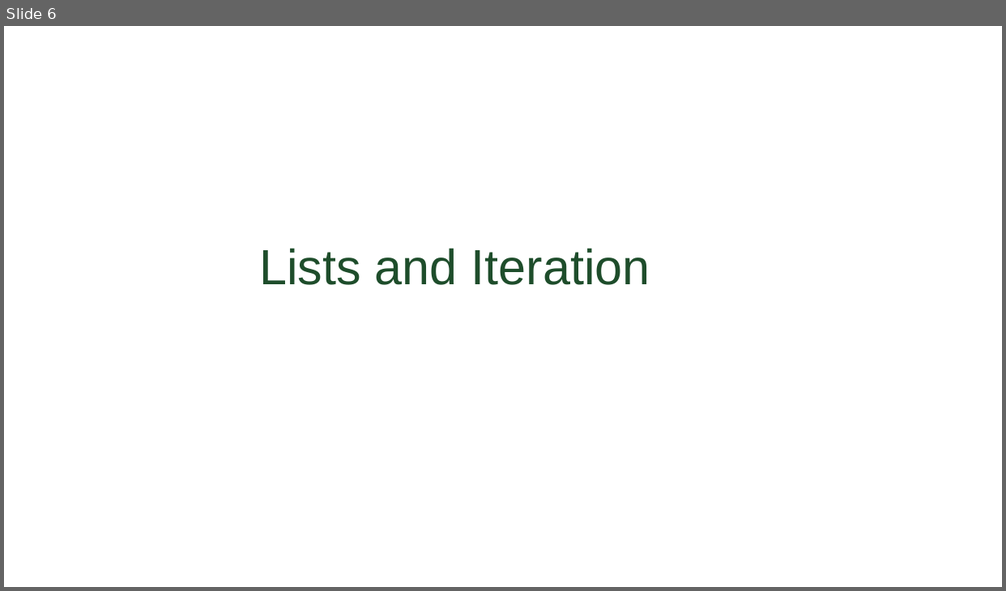
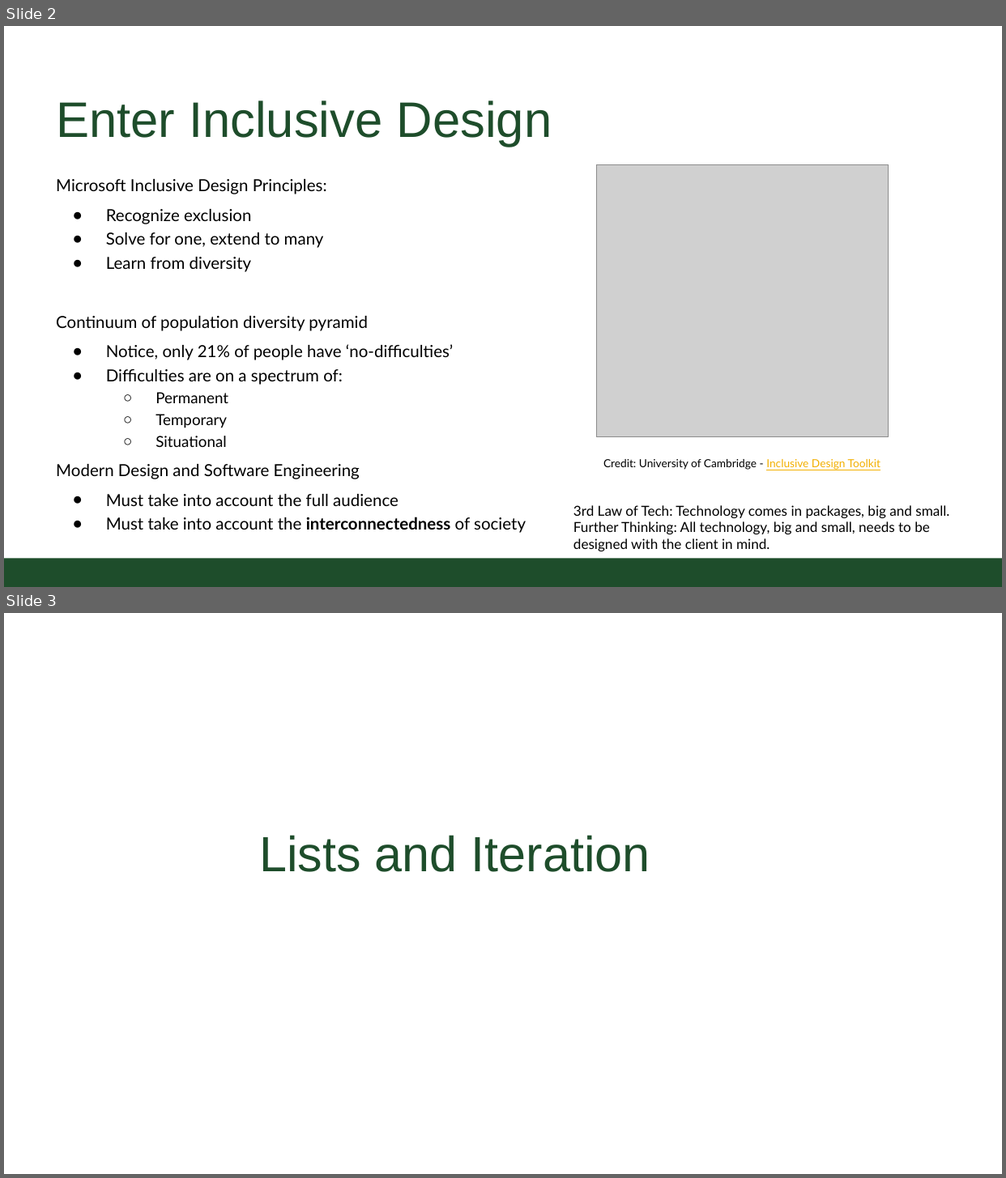
Before and after one commit to CSU-CS150B/handouts, a slide deck: Slides/On-Campus/06_01_ListsAndLoops.pptx. Shown one above the other, each under a label of ours: slide 6 before the commit, slides 2 and 3 after it. The pictures are 1006x591 and 1006x1178 pixels, drawn with LibreOffice and Linux fonts; fonts in the diff are those of the drawing; grey boxes stand for pictures; background and template pictures are left out. Boxes give left, top, right and bottom in pixels: in the first picture for what was removed or moved away, otherwise in the second. Text is boxed around its words. In the diff, an @@ line names an element or a change of style, - is before the commit and + after.

```diff
--- a/Slides/On-Campus/06_01_ListsAndLoops.pptx
+++ b/Slides/On-Campus/06_01_ListsAndLoops.pptx
@@ slide 2 added at (4,26,1002,587), background #FFFFFF @@
@@ title added at (56,101,552,146), 54.4 pt, text #1E4D2B @@
+Enter Inclusive Design
@@ picture added at (596,165,889,437) @@
@@ text added at (56,179,526,533), 18.1 pt, text #000000 @@
+Microsoft Inclusive Design Principles:
+● Recognize exclusion
+● Solve for one, extend to many
+● Learn from diversity
+Continuum of population diversity pyramid
+● Notice, only 21% of people have ‘no-difficulties’
+● Difficulties are on a spectrum of:
+  ○ Permanent
+  ○ Temporary
+  ○ Situational
+Modern Design and Software Engineering
+● Must take into account the full audience
+● Must take into account the interconnectedness of society
@@ text added at (603,459,880,470), 12.1 pt, text #000000 @@
+Credit: University of Cambridge - Inclusive Design Toolkit
@@ text added at (573,506,949,552), 15.1 pt, text #000000 @@
+3rd Law of Tech: Technology comes in packages, big and small.
+Further Thinking: All technology, big and small, needs to be designed with the client in mind.
@@ rectangle added at (4,558,1002,587), fill #1E4D2B @@
@@ what was slide 6 is now slide 3 @@
```
Also in this commit, not shown: 4 slides removed, 2 other files.
